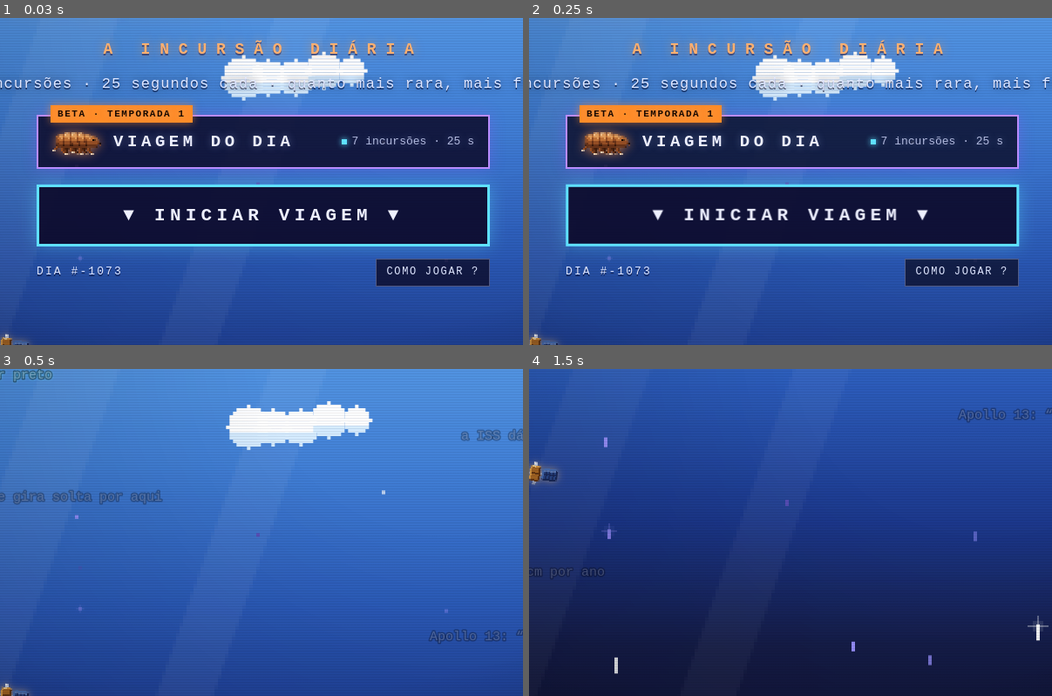
Above: before the commit, frames 1-4 (two rows, left to right).
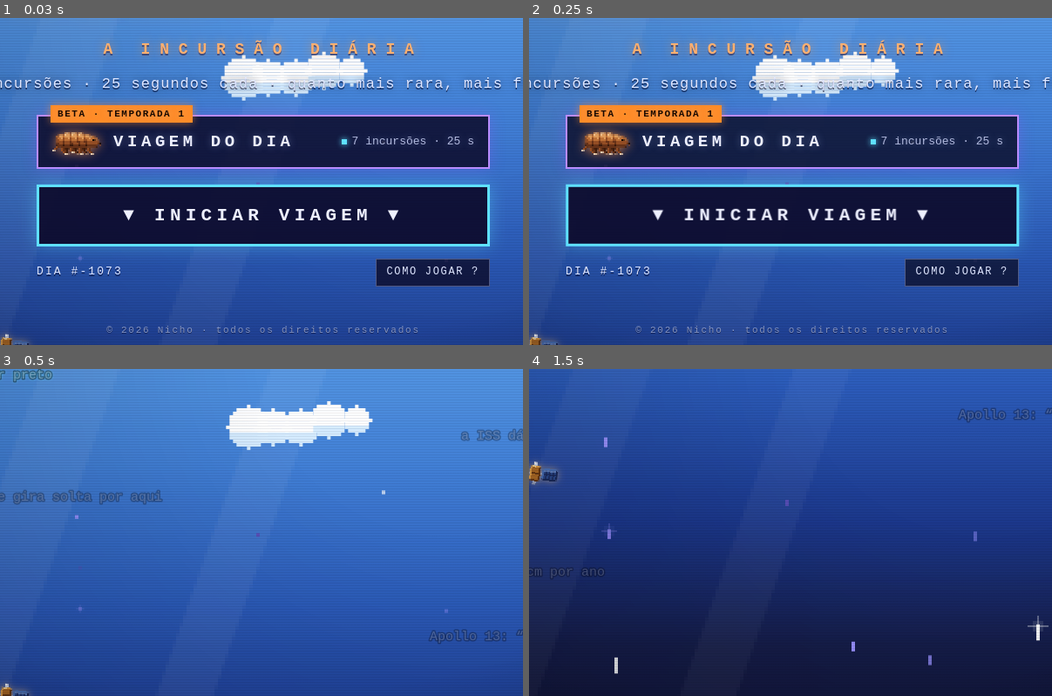
Above: after the commit, the same moments.

Repository: pedro1ace/nichoojogo
Game: browser game, page jogo/index.html
Same seed, same stepped clock (60 frames per second), same inputs: the game is played once before the commit and once after it.
Inputs (mouse positions are % of the whole screen's width and height, from its top left):
- Up to frame 1 (0.03 s): no input
- Up to frame 2 (0.25 s): no input
- Up to frame 3 (0.5 s): click "▼ INICIAR VIAGEM ▼" at 0.27 s
- Up to frame 4 (1.5 s): hold Right from 1.03 s (still down); click (50, 61) at 1.07 s; tap Space at 1.1 s
The pictures show only the part of the screen within x 25-75%, y 50-100%; the shares and areas given below are measured in that part.

The runs differ from the first frame. In frame 1, 0.4% of the frame differs, in the area x 20-80%, y 94-97%; in frame 2, 0.4%; in frame 3, nothing differs; in frame 4, nothing differs.

Commit message:
Licença proprietária (com avisos de terceiros) e rodapé de copyright na tela inicial
Co-Authored-By: Claude Opus 5.5 (1M context) <noreply@anthropic.com>
Claude-Session: https://claude.ai/code/session_01RMtWH58epNxSVSB9XNG4Xh

Diff:
--- a/jogo/estilo.css
+++ b/jogo/estilo.css
@@ -152,6 +152,7 @@
 .botoes-inicio button:hover { color: #fff; box-shadow: inset 0 0 0 1px #ffb070, 0 0 10px rgba(255, 140, 40, 0.35); }
 .como-jogar { position: absolute; z-index: 3; left: 50%; top: 50%; transform: translate(-50%, -50%); width: min(30em, calc(100% - 32px)); font-size: 16px; color: var(--suave); }
 .como-jogar p { box-shadow: inset 0 0 0 1px #b98cff, 0 0 24px rgba(0, 0, 20, 0.6); background: rgba(10, 8, 34, 0.96) !important; }
+.copyright { position: absolute; left: 0; right: 0; bottom: max(10px, env(safe-area-inset-bottom)); margin: 0; font-family: var(--mono); font-size: 11px; letter-spacing: 0.16em; color: rgba(223, 230, 255, 0.55); text-shadow: 0 1px 0 rgba(0, 0, 30, 0.5); pointer-events: none; }
 .como-jogar summary { cursor: pointer; font-family: var(--mono); font-size: 18px; letter-spacing: 2px; }
 .como-jogar p { background: var(--painel); padding: 12px 14px; clip-path: var(--recorte); text-align: left; }
 
--- a/jogo/index.html
+++ b/jogo/index.html
@@ -53,6 +53,7 @@
           <button type="button" data-zerar hidden>ZERAR O DIA ↺</button>
         </div>
       </div>
+      <p class="copyright">© 2026 Nicho · todos os direitos reservados</p>
       <details class="como-jogar" id="como-jogar">
         <summary hidden>como jogar</summary>
         <p>Cada pergunta pede uma palavra de um tema. Você tem 25 segundos.
Not shown, changed: jogar.html
